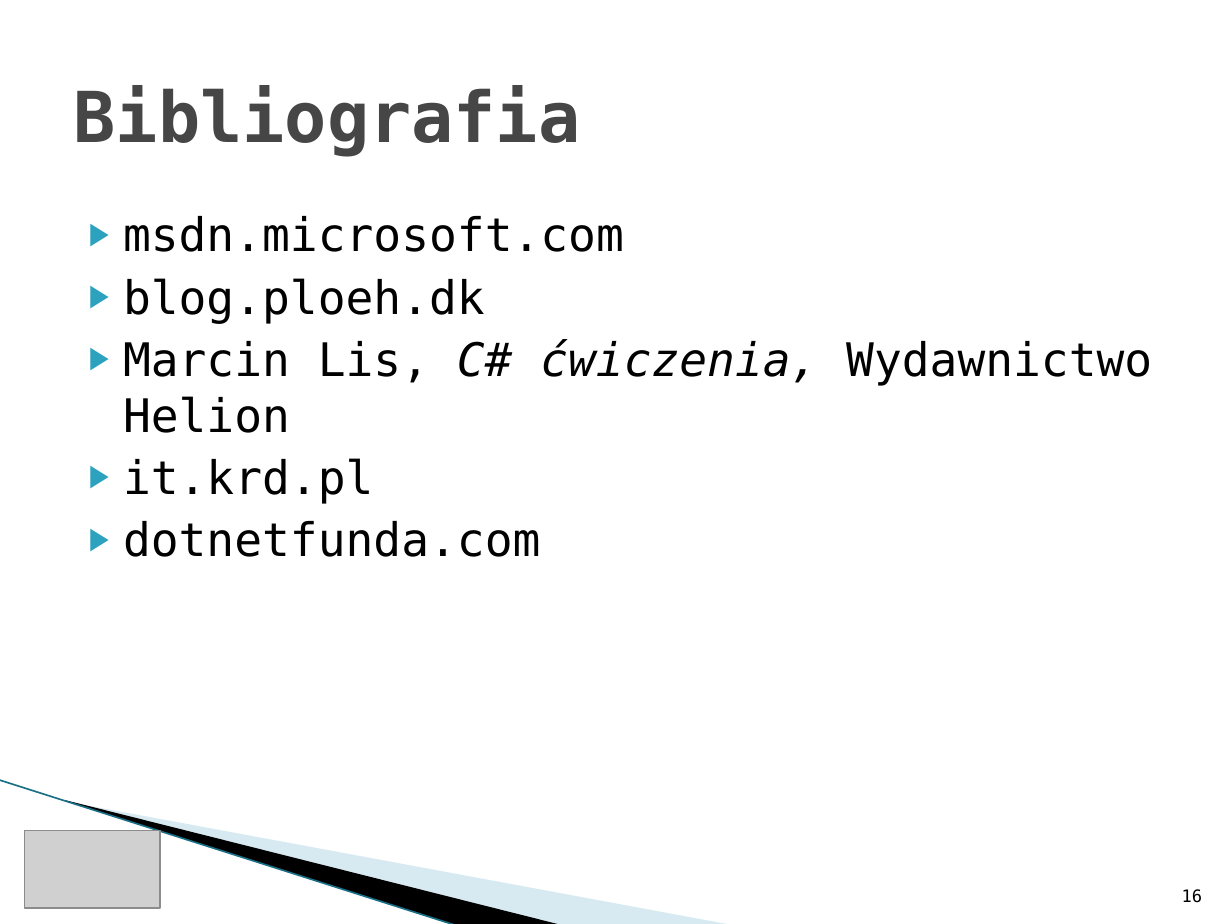
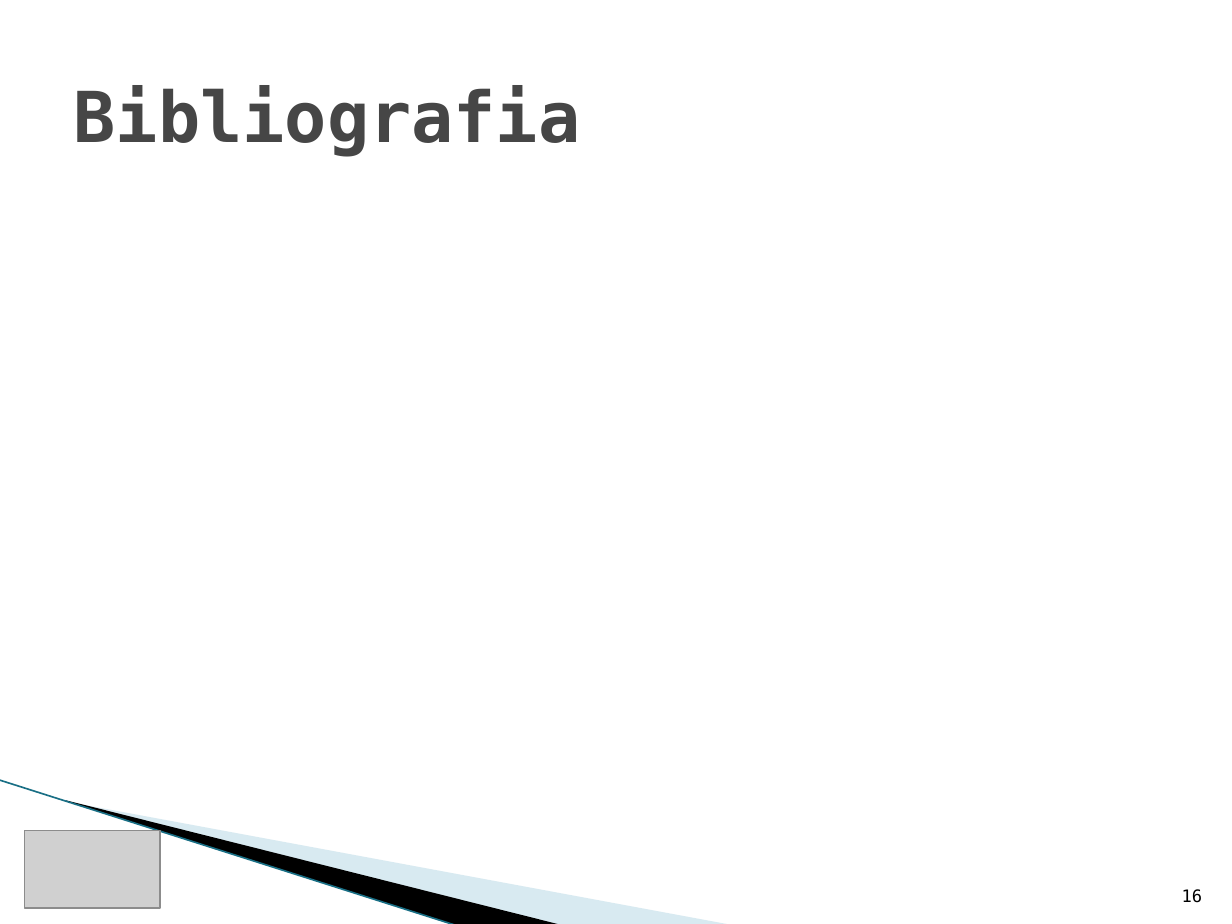
Before and after one commit to rwoszczyk/Training, a slide deck: slide 16 of ItKrd_EF.pptx. Drawn at 1232x924 pixels with LibreOffice and Linux fonts; fonts in the diff are those of the drawing; grey boxes stand for pictures; background and template pictures are left out. Boxes give left, top, right and bottom in pixels: in the first picture for what was removed or moved away, otherwise in the second. Text is boxed around its words. In the diff, an @@ line names an element or a change of style, - is before the commit and + after.

Commit message:
pres

```diff
--- a/ItKrd_EF.pptx
+++ b/ItKrd_EF.pptx
@@ text removed at [123,216,1152,557] @@
-▶ msdn.microsoft.com
-▶ blog.ploeh.dk
-▶ Marcin Lis, C# ćwiczenia, Wydawnictwo Helion
-▶ it.krd.pl
-▶ dotnetfunda.com
```
